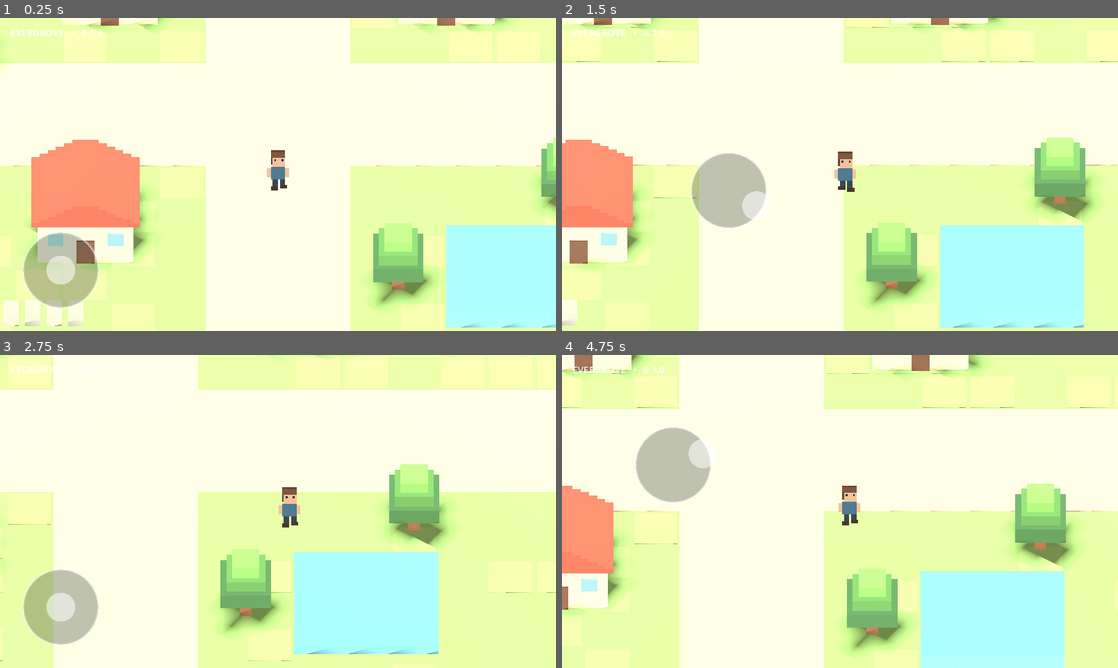
Above: before the commit, frames 1-4 (two rows, left to right).
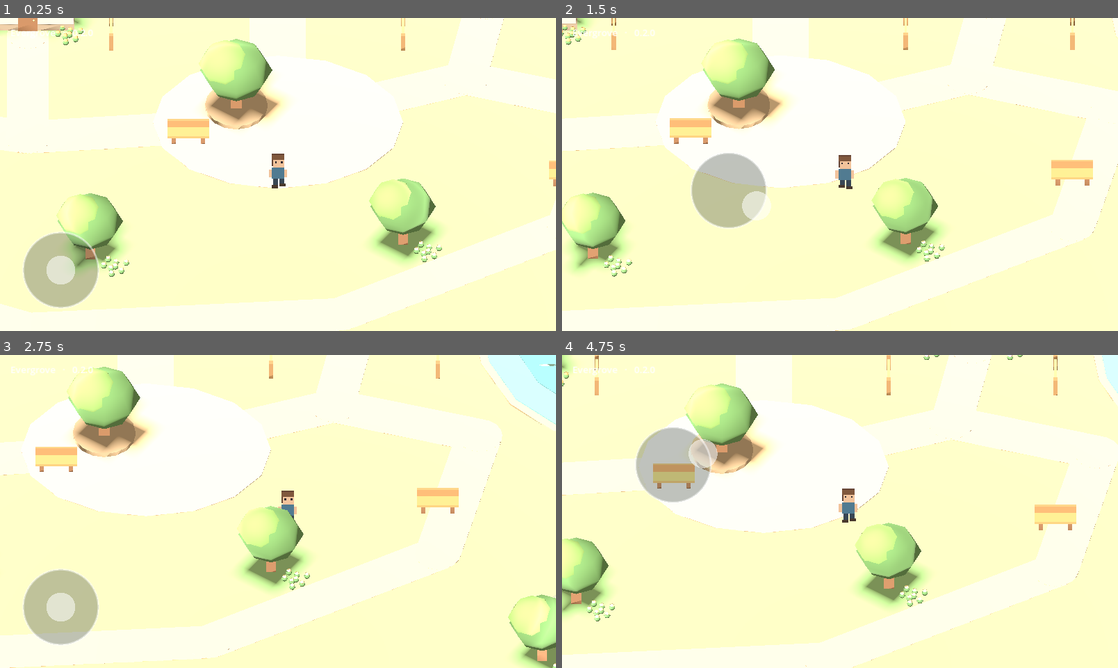
Above: after the commit, the same moments.

Repository: arthurkarger/Evergrove-project
Game: Godot game, scene res://main.tscn
The game is run twice, just before and just after one commit, with the same random seed, the same clock (stepped at 60 frames per second) and the same inputs.
Inputs (mouse positions are in pixels of both pictures, inside the frame that each line leads up to):
- Up to frame 1 (0.25 s): no input
- Up to frame 2 (1.5 s): tap Enter at 0.5 s; move the mouse to (962, 158) at 0.52 s; hold Right (ui_right) 0.53-1.25 s; click (962, 158) at 0.67 s; drag from (728, 190) to (812, 237) at 1.27 s
- Up to frame 3 (2.75 s): move the mouse to (333, 442) at 2.02 s; hold Right (ui_right) from 2.03 s (still down)
- Up to frame 4 (4.75 s): release Right (ui_right) at 2.75 s; drag from (812, 574) to (673, 464) at 2.77 s; move the mouse to (1006, 558) at 3.52 s; hold Left (ui_left) 3.53-4.25 s; drag from (673, 464) to (756, 433) at 4.27 s

The runs differ from the first frame. In frame 1, 69% of the frame differs, in the area x 0-100%, y 0-100%; in frame 2, 69%; in frame 3, 69%; in frame 4, 71%.

Commit message:
Evergrove 0.2.0 — A New Home: connect the village square, orchard and lake

Diff:
--- a/main.gd
+++ b/main.gd
@@ -5,41 +5,8 @@
 var touch := Vector2.ZERO
 var elapsed := 0.0
 var textures: Array[ImageTexture] = []
-var rng := RandomNumberGenerator.new()
-func block(pos: Vector3, size: Vector3, color: Color, solid := false):
-	var root: Node3D
-	if solid:
-		root = StaticBody3D.new()
-		var c := CollisionShape3D.new()
-		var shape := BoxShape3D.new()
-		shape.size = size
-		c.shape = shape
-		root.add_child(c)
-	else:
-		root = Node3D.new()
-	add_child(root)
-	root.position = pos
-	var mesh := MeshInstance3D.new()
-	var box := BoxMesh.new()
-	box.size = size
-	mesh.mesh = box
-	var mat := StandardMaterial3D.new()
-	mat.albedo_color = color
-	mesh.material_override = mat
-	root.add_child(mesh)
-	return root
-func tree(x: float,z: float):
-	block(Vector3(x,0.8,z),Vector3(0.5,1.6,0.5),Color("79523b"),true)
-	for i in range(3):
-		var s := 2.1-i*0.48
-		block(Vector3(x,1.6+i*0.55,z),Vector3(s,0.75,s),Color(["426b43","54854a","72a358"][i]))
-func house(x: float,z: float):
-	block(Vector3(x,1.2,z),Vector3(4,2.4,3.4),Color("e6c69a"),true)
-	for i in range(6):
-		block(Vector3(x,2.45+i*0.20,z),Vector3(4.5-i*0.68,0.25,3.9),Color("a65343"))
-	block(Vector3(x,0.65,z+1.72),Vector3(0.75,1.3,0.08),Color("674b3b"))
-	for dx in [-1.25,1.25]:
-		block(Vector3(x+dx,1.4,z+1.73),Vector3(0.65,0.65,0.08),Color("739ca4"))
+const Village = preload("res://village.gd")
+
 func make_sprite(step: int) -> ImageTexture:
 	var img := Image.create(16,24,false,Image.FORMAT_RGBA8)
 	img.fill(Color.TRANSPARENT)
@@ -57,7 +24,6 @@
 	img.fill_rect(Rect2i(9,21+step,4,2),Color("49392e"))
 	return ImageTexture.create_from_image(img)
 func _ready():
-	rng.seed = 1234
 	var env := WorldEnvironment.new()
 	var e := Environment.new()
 	e.background_mode = Environment.BG_COLOR
@@ -71,28 +37,11 @@
 	sun.rotation_degrees = Vector3(-55,-35,0)
 	sun.shadow_enabled = true
 	add_child(sun)
-	block(Vector3(0,-0.3,0),Vector3(42,0.6,42),Color("83aa65"),true)
-	for x in range(-20,21,2):
-		for z in range(-20,21,2):
-			if abs(x)<=2 or abs(z)<=2:
-				block(Vector3(x,0.012,z),Vector3(2,0.024,2),Color("d8bd8b"))
-			elif rng.randf()<0.22:
-				block(Vector3(x,0.008,z),Vector3(1.8,0.016,1.8),Color("8bb16b"))
-	for p in [Vector2(-7,-7),Vector2(7,-7),Vector2(-8,7)]:
-		house(p.x,p.y)
-	for i in range(-18,19,3):
-		tree(i,-19)
-		tree(i,19)
-		tree(-19,i)
-		tree(19,i)
-	for p in [Vector2(-5,-13),Vector2(5,10),Vector2(12,5),Vector2(-13,-3),Vector2(13,-12)]:
-		tree(p.x,p.y)
-	block(Vector3(10,0.5,10),Vector3(6,1,5),Color("609da9"),true)
-	for i in range(5):
-		block(Vector3(-12+i*0.9,0.35,12),Vector3(0.65,0.7,0.8),Color("92958a"),true)
+	var village := Village.new()
+	add_child(village)
 	player = CharacterBody3D.new()
 	add_child(player)
-	player.position = Vector3(0,0.5,4)
+	player.position = Vector3(0,0.5,6)
 	var c := CollisionShape3D.new()
 	var shape := CapsuleShape3D.new()
 	shape.radius = 0.28
@@ -109,7 +58,7 @@
 	player.add_child(sprite)
 	camera = Camera3D.new()
 	camera.projection = Camera3D.PROJECTION_ORTHOGONAL
-	camera.size = 13
+	camera.size = 15
 	add_child(camera)
 	camera.position = player.position + Vector3(0,10,10)
 	camera.look_at(player.position)
@@ -117,7 +66,7 @@
 	var ui := CanvasLayer.new()
 	add_child(ui)
 	var label := Label.new()
-	label.text = "EVERGROVE   •   0.1.0"
+	label.text = "Evergrove   ·   %s" % ProjectSettings.get_setting("application/config/version")
 	label.position = Vector2(18,14)
 	ui.add_child(label)
 	var pad := Control.new()
@@ -133,8 +82,8 @@
 	d = (d+touch).limit_length()
 	player.velocity = Vector3(d.x*4.0,-2,d.y*4.0)
 	player.move_and_slide()
-	player.position.x = clampf(player.position.x,-18,18)
-	player.position.z = clampf(player.position.z,-18,18)
+	player.position.x = clampf(player.position.x,-Village.LIMIT_X,Village.LIMIT_X)
+	player.position.z = clampf(player.position.z,-Village.LIMIT_Z,Village.LIMIT_Z)
 	elapsed += delta
 	sprite.texture = textures[int(elapsed*9)%2] if d.length()>0.1 else textures[0]
 	if abs(d.x)>0.1: sprite.flip_h = d.x<0
--- a/project.godot
+++ b/project.godot
@@ -1,7 +1,7 @@
 config_version=5
 [application]
 config/name="Evergrove"
-config/version="0.1.0"
+config/version="0.2.0"
 run/main_scene="res://main.tscn"
 [display]
 window/size/viewport_width=960
--- /dev/null
+++ b/village.gd
@@ -0,0 +1,204 @@
+extends Node3D
+
+const LIMIT_X := 30
+const LIMIT_Z := 23
+const WOOD := "896449"
+const TRAIL := "ddbf8e"
+
+var meshes := {}
+var batches := {}
+var terrain := StaticBody3D.new()
+
+func _ready() -> void:
+	add_child(terrain)
+	var crown := SphereMesh.new()
+	crown.radial_segments = 8
+	crown.rings = 3
+	crown.height = 1
+	crown.radius = 0.5
+	var disc := CylinderMesh.new()
+	disc.radial_segments = 16
+	disc.height = 1
+	var cone := CylinderMesh.new()
+	cone.radial_segments = 8
+	cone.top_radius = 0
+	cone.height = 1
+	meshes = {"box": BoxMesh.new(), "round": crown, "disc": disc, "pine": cone, "roof": PrismMesh.new()}
+	build_paths()
+	build_homes()
+	build_lake()
+	build_groves()
+	flush_batches()
+
+# Share primitive geometry and draw repeated scenery in spatial batches.
+func piece(kind: String, position_3d: Vector3, size: Vector3, tint: String, angle := 0.0) -> void:
+	var key := "%s:%d:%d" % [kind, floori(position_3d.x / 16), floori(position_3d.z / 16)]
+	if not batches.has(key):
+		batches[key] = []
+	var basis := Basis(Vector3.UP, angle) * Basis.from_scale(size)
+	batches[key].append([Transform3D(basis, position_3d), Color(tint)])
+
+func flush_batches() -> void:
+	var material := StandardMaterial3D.new()
+	material.vertex_color_use_as_albedo = true
+	for key: String in batches:
+		var items: Array = batches[key]
+		var batch := MultiMesh.new()
+		batch.transform_format = MultiMesh.TRANSFORM_3D
+		batch.use_colors = true
+		batch.mesh = meshes[key.get_slice(":", 0)]
+		batch.instance_count = items.size()
+		for i in items.size():
+			batch.set_instance_transform(i, items[i][0])
+			batch.set_instance_color(i, items[i][1])
+		var instance := MultiMeshInstance3D.new()
+		instance.multimesh = batch
+		instance.material_override = material
+		add_child(instance)
+	batches.clear()
+
+func wall(pos: Vector3, size: Vector3, angle := 0.0) -> void:
+	var collider := CollisionShape3D.new()
+	var box := BoxShape3D.new()
+	box.size = size
+	collider.shape = box
+	collider.position = pos
+	collider.rotation.y = angle
+	terrain.add_child(collider)
+
+func path_between(a: Vector2, b: Vector2, width: float) -> void:
+	var mid := (a + b) / 2
+	var line := b - a
+	piece("box", Vector3(mid.x,0.014,mid.y), Vector3(width,0.02,line.length()), TRAIL, atan2(line.x,line.y))
+	piece("disc", Vector3(b.x,0.019,b.y), Vector3(width,0.02,width), TRAIL)
+
+func build_paths() -> void:
+	piece("box", Vector3(0,-0.32,0), Vector3(120,0.64,102), "91b579")
+	wall(Vector3(0,-0.3,0), Vector3(70,0.6,56))
+	var plaza := Vector2(0,2)
+	piece("disc", Vector3(0,0.038,2), Vector3(12,0.03,9), "d7bc96")
+	# A loop links the cottages, orchard and lakeside picnic spot.
+	var loop := PackedVector2Array([plaza, Vector2(-12,3), Vector2(-22,1), Vector2(-22,12), Vector2(-12,16), Vector2(3,15), Vector2(14,9), Vector2(16,1), Vector2(9,-1), plaza])
+	for i in range(1,loop.size()):
+		path_between(loop[i-1],loop[i],2.2)
+	path_between(Vector2(-12,3),Vector2(-12,-4),2)
+	path_between(plaza,Vector2(0,-9),2.7)
+	path_between(Vector2(9,-1),Vector2(10,-6),2)
+	path_between(Vector2(-22,1),Vector2(-24,-9),1.7)
+	# Central shade tree on a low circular planter.
+	piece("disc",Vector3(-2,0.14,1),Vector3(3,0.25,3),"ac9577")
+	tree(-2,1,1.05,0)
+	bench(-4.3,3.2)
+	bench(14,6)
+
+func build_homes() -> void:
+	cottage(-12,-6,"b76349","efd2a2")
+	cottage(0,-11,"597e80","f0d8ab")
+	cottage(10,-8,"84905d","eac398")
+	for x in [-16,-8,6,14]:
+		fence(Vector2(x,-8),Vector2(x,-3))
+	fence(Vector2(-4,-13),Vector2(-4,-8))
+	fence(Vector2(4,-13),Vector2(4,-8))
+	for x in [-14,-10,-2,2,8,12]:
+		var z := -3.8 if x < -5 else (-8.8 if x < 4 else -5.8)
+		flowers(x,z,"edac69" if x < 4 else "e6b4af")
+
+func cottage(x: float,z: float,roof: String,plaster: String) -> void:
+	var center := Vector3(x,1.22,z)
+	piece("box",center,Vector3(4.4,2.44,3.4),plaster)
+	wall(center,Vector3(4.4,2.44,3.4))
+	piece("box",Vector3(x,0.19,z),Vector3(4.5,0.38,3.5),"988874")
+	piece("roof",Vector3(x,3.13,z),Vector3(5.15,1.55,4.15),roof)
+	piece("box",Vector3(x+1.35,3.41,z-0.7),Vector3(0.46,1.65,0.52),"947c69")
+	piece("box",Vector3(x,0.85,z+1.74),Vector3(0.93,1.7,0.12),WOOD)
+	piece("round",Vector3(x+0.29,0.77,z+1.83),Vector3(0.12,0.12,0.09),"e7bf77")
+	for dx in [-1.42,1.42]:
+		piece("box",Vector3(x+dx,1.4,z+1.72),Vector3(0.98,1.02,0.08),WOOD)
+		piece("box",Vector3(x+dx,1.4,z+1.78),Vector3(0.76,0.8,0.06),"91c1bc")
+		piece("box",Vector3(x+dx,1.4,z+1.82),Vector3(0.08,0.83,0.04),"f1dcb8")
+
+func fence(a: Vector2,b: Vector2) -> void:
+	var line := b-a
+	var mid := (a+b)/2
+	var angle := atan2(line.x,line.y)
+	var count := ceili(line.length()/1.7)
+	for i in range(count+1):
+		var p := a.lerp(b,float(i)/count)
+		piece("box",Vector3(p.x,0.49,p.y),Vector3(0.21,0.98,0.21),"997751")
+	for h in [0.34,0.71]:
+		piece("box",Vector3(mid.x,h,mid.y),Vector3(0.13,0.14,line.length()),"bb9569",angle)
+	wall(Vector3(mid.x,0.5,mid.y),Vector3(0.22,1,line.length()+0.2),angle)
+
+func bench(x: float,z: float) -> void:
+	for dx in [-0.7,0.7]:
+		piece("box",Vector3(x+dx,0.27,z),Vector3(0.21,0.54,0.58),WOOD)
+	piece("box",Vector3(x,0.55,z),Vector3(2,0.14,0.65),"bb8a59")
+	piece("box",Vector3(x,0.9,z-0.28),Vector3(2,0.45,0.12),"a77b52")
+	wall(Vector3(x,0.48,z),Vector3(2,0.96,0.65))
+
+func build_lake() -> void:
+	var x := 22.0
+	var z := -7.0
+	piece("disc",Vector3(x,0.065,z),Vector3(12.8,0.09,16.8),"c8b38b")
+	piece("disc",Vector3(x,0.12,z),Vector3(12,0.06,16),"77b8b3")
+	piece("disc",Vector3(x+0.35,0.16,z-0.3),Vector3(10,0.03,13.7),"64a6aa")
+	# Match the faceted waterline, with vertical sides above the player capsule.
+	var outline := PackedVector3Array()
+	for i in 16:
+		var a := TAU*i/16.0
+		for y in [-0.25,1.3]:
+			outline.append(Vector3(x+6*cos(a),y,z+8*sin(a)))
+	var hull := ConvexPolygonShape3D.new()
+	hull.points = outline
+	var bank := CollisionShape3D.new()
+	bank.shape = hull
+	terrain.add_child(bank)
+	for i in 8:
+		var a := i*2.4
+		piece("round",Vector3(x+3.7*cos(a),0.18,z+5*sin(a)),Vector3(0.85,0.035,0.16),"a7d6c8")
+	for p in [Vector2(17,-13),Vector2(27,-2),Vector2(27,-12),Vector2(21,2)]:
+		for j in 5:
+			piece("pine",Vector3(p.x+0.17*j,0.38,p.y+0.16*sin(j)),Vector3(0.21,0.76,0.2),"748e57")
+
+func tree(x: float,z: float,s: float,kind: int) -> void:
+	var base := Vector3(x,0,z)
+	piece("box",base+Vector3.UP*s,Vector3(0.52,2,0.52)*s,WOOD)
+	wall(base+Vector3.UP*s,Vector3(0.65,2,0.65)*s)
+	if kind == 1:
+		for i in 3:
+			var w := 2.9-i*0.61
+			piece("pine",base+Vector3.UP*(1.9+i*0.76)*s,Vector3(w,2,w)*s,["50785c","628567","769672"][i])
+	else:
+		var dark := "628753" if kind == 0 else "799755"
+		var light := "87a862" if kind == 0 else "a4b86b"
+		piece("round",base+Vector3(0,2.45,0)*s,Vector3(3.3,2.7,3)*s,dark)
+		piece("round",base+Vector3(-0.5,3.04,0.18)*s,Vector3(2.45,2,2.35)*s,light)
+		if kind == 2:
+			for offset in [Vector3(-0.7,2.6,1.15),Vector3(0.63,2.3,1.24),Vector3(1.34,2.65,0.15)]:
+				piece("round",base+offset*s,Vector3.ONE*0.31*s,"d8815d")
+
+func flowers(x: float,z: float,color: String) -> void:
+	for i in 8:
+		var p := Vector3(x+cos(i*2.4)*sqrt(i)*0.28,0,z+sin(i*2.4)*sqrt(i)*0.21)
+		piece("round",p+Vector3.UP*0.14,Vector3(0.31,0.28,0.25),"658b59")
+		piece("round",p+Vector3.UP*0.29,Vector3(0.23,0.13,0.22),color)
+
+func build_groves() -> void:
+	for i in range(-5,6):
+		tree(i*5.6,-21+sin(i)*1.4,1.05+0.12*cos(i),posmod(i,2))
+		tree(i*5.6,24+cos(i),0.92+0.13*sin(i),posmod(i+1,2))
+	for i in range(-3,4):
+		tree(-29+sin(i),i*5.6,1.04,posmod(i,2))
+		tree(30+cos(i),i*5.6,0.95,posmod(i+1,2))
+	for x in [-20,-25]:
+		for z in [5,9,15]:
+			tree(x,z,0.83,2)
+	for p in [Vector2(-18,-12),Vector2(-9,11),Vector2(6,10),Vector2(19,16),Vector2(-6,-15)]:
+		tree(p.x,p.y,0.95,0)
+		flowers(p.x+1.2,p.y+0.9,"f1d99c")
+	for p in [Vector2(17,-16),Vector2(25,3),Vector2(-26,-12),Vector2(-17,18),Vector2(20,13)]:
+		for j in 2:
+			var w := 1.6-j*0.65
+			var pos := Vector3(p.x+j*1.1,w*0.24,p.y+j*0.55)
+			piece("round",pos,Vector3(w,w*0.77,w*0.9),"93988a")
+			wall(pos,Vector3(w*0.84,w*0.69,w*0.77))
Not shown, changed: export_presets.cfg
